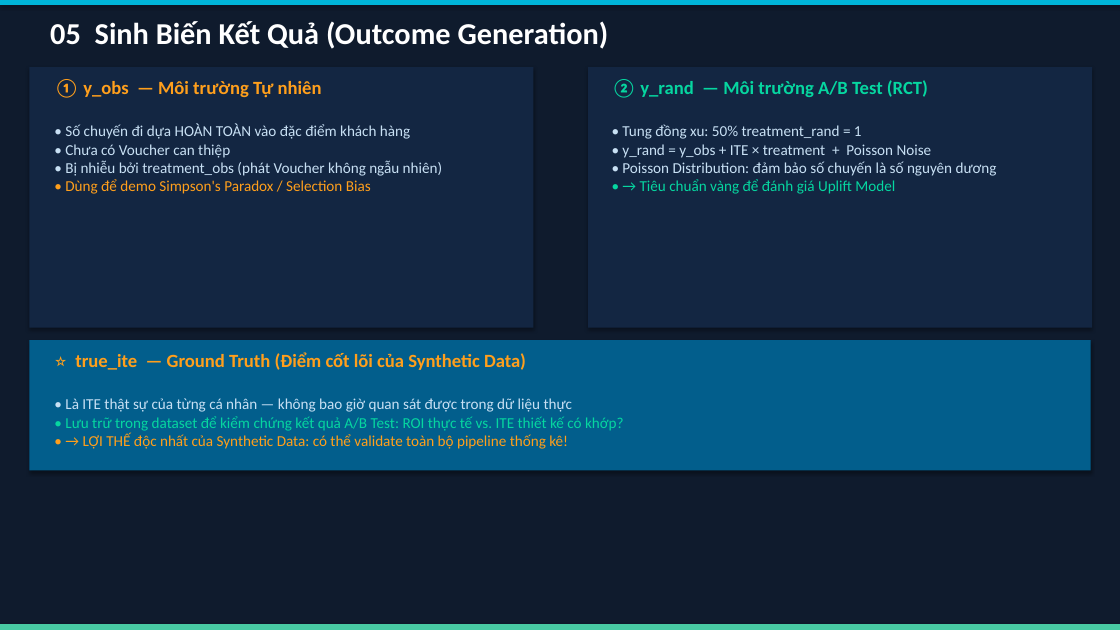
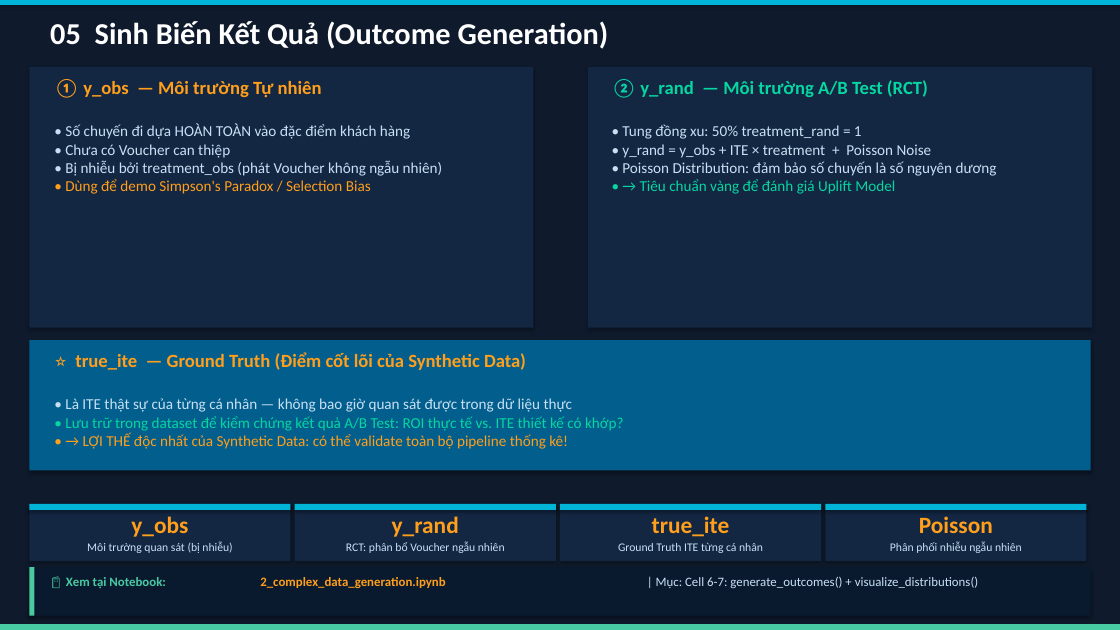
Before and after one commit to thaibuivan/GSM-promotion-experimentation, a slide deck: slide 6 of docs/Week2_Synthetic_Data_Deck_v2.pptx. Drawn at 1120x630 pixels with LibreOffice and Linux fonts; fonts in the diff are those of the drawing. Boxes give left, top, right and bottom in pixels: in the first picture for what was removed or moved away, otherwise in the second. Text is boxed around its words. In the diff, an @@ line names an element or a change of style, - is before the commit and + after.

Commit message:
docs: improve slide layout with key numbers and notebook references

```diff
--- a/docs/Week2_Synthetic_Data_Deck_v2.pptx
+++ b/docs/Week2_Synthetic_Data_Deck_v2.pptx
@@ rectangle added at (x1=29, y1=504, x2=291, y2=561), fill #132642 @@
@@ rectangle added at (x1=29, y1=504, x2=291, y2=510), fill #00B4D8 @@
@@ rectangle added at (x1=295, y1=504, x2=556, y2=561), fill #132642 @@
@@ rectangle added at (x1=295, y1=504, x2=556, y2=510), fill #00B4D8 @@
@@ rectangle added at (x1=560, y1=504, x2=822, y2=561), fill #132642 @@
@@ rectangle added at (x1=560, y1=504, x2=822, y2=510), fill #00B4D8 @@
@@ rectangle added at (x1=825, y1=504, x2=1086, y2=561), fill #132642 @@
@@ rectangle added at (x1=825, y1=504, x2=1086, y2=510), fill #00B4D8 @@
@@ text added at (x1=131, y1=516, x2=188, y2=537), 20 pt, text #FF9F1C, bold @@
+y_obs
@@ text added at (x1=392, y1=516, x2=459, y2=537), 20 pt, text #FF9F1C, bold @@
+y_rand
@@ text added at (x1=652, y1=516, x2=730, y2=537), 20 pt, text #FF9F1C, bold @@
+true_ite
@@ text added at (x1=919, y1=516, x2=993, y2=533), 20 pt, text #FF9F1C, bold @@
+Poisson
@@ rectangle added at (x1=29, y1=567, x2=1091, y2=616), fill #0A1A2E @@
@@ rectangle added at (x1=29, y1=567, x2=34, y2=616), fill #48CAA3 @@
@@ text added at (x1=87, y1=542, x2=232, y2=553), 10 pt, text #C8E0F4 @@
+Môi trường quan sát (bị nhiễu)
@@ text added at (x1=346, y1=542, x2=505, y2=553), 10 pt, text #C8E0F4 @@
+RCT: phân bổ Voucher ngẫu nhiên
@@ text added at (x1=618, y1=543, x2=763, y2=553), 10 pt, text #C8E0F4 @@
+Ground Truth ITE từng cá nhân
@@ text added at (x1=890, y1=542, x2=1022, y2=553), 10 pt, text #C8E0F4 @@
+Phân phối nhiễu ngẫu nhiên
@@ text added at (x1=66, y1=577, x2=166, y2=588), 11 pt, text #48CAA3, bold @@
+📓 Xem tại Notebook:
@@ text added at (x1=260, y1=577, x2=445, y2=588), 11 pt, text #FF9F1C, bold @@
+2_complex_data_generation.ipynb
@@ text added at (x1=656, y1=577, x2=979, y2=588), 11 pt, text #C8E0F4 @@
+| Mục: Cell 6-7: generate_outcomes() + visualize_distributions()
```
Also in this commit, not shown: 5 other slides changed.
